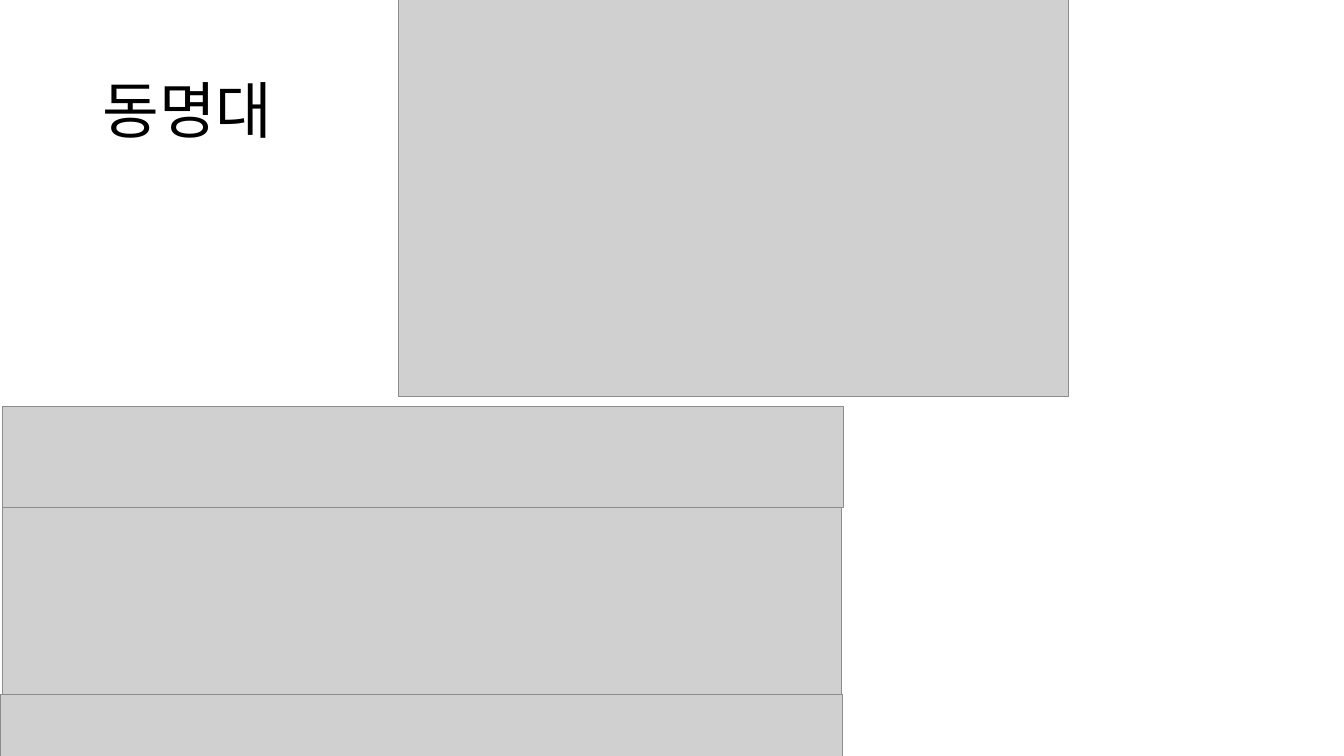
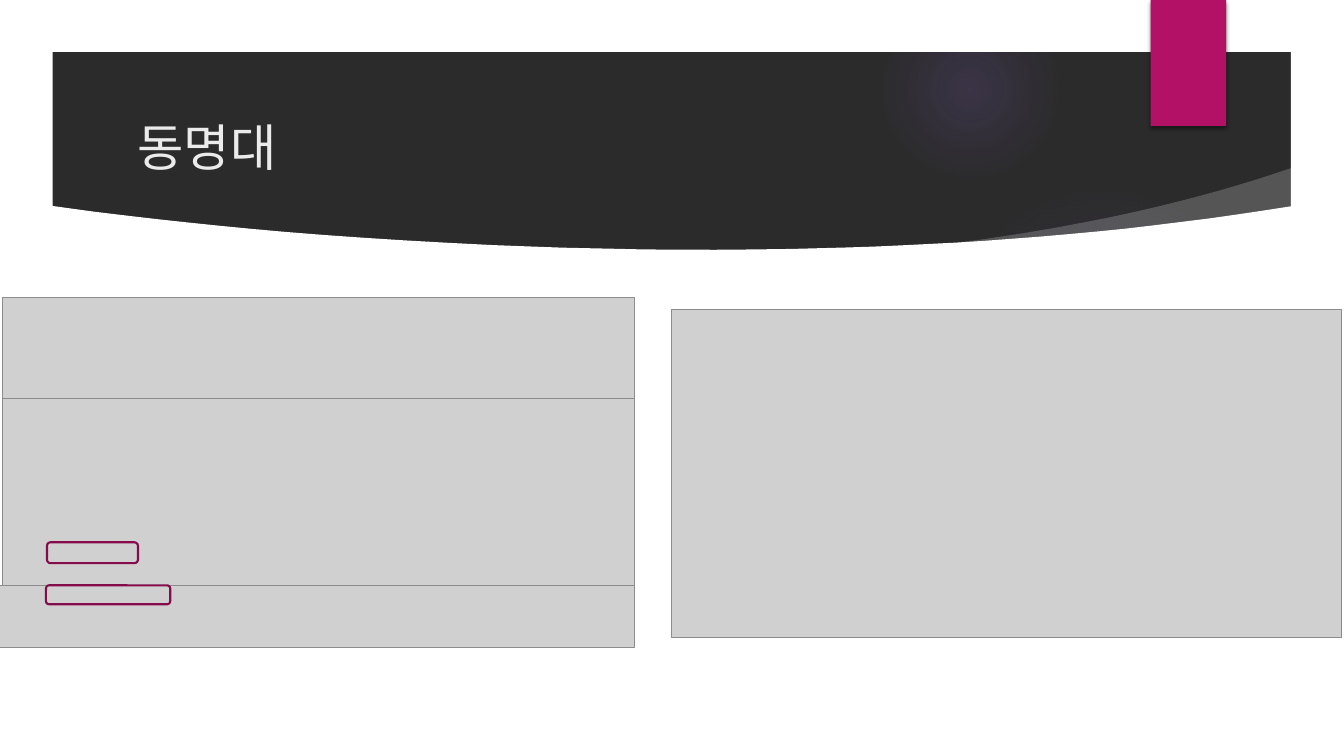
Before and after one commit to realette/back_up_files, a slide deck: slide 6 of 진로와직업 수행평가 진로 포트폴리오-2학년6반19번 주영욱.pptx. Drawn at 1344x756 pixels with LibreOffice and Linux fonts; fonts in the diff are those of the drawing; grey boxes stand for pictures; background and template pictures are left out; a plain dark background stands for a picture behind light text. Boxes give left, top, right and bottom in pixels: in the first picture for what was removed or moved away, otherwise in the second. Text is boxed around its words. In the diff, an @@ line names an element or a change of style, - is before the commit and + after.

```diff
--- a/진로와직업 수행평가 진로 포트폴리오-2학년6반19번 주영욱.pptx
+++ b/진로와직업 수행평가 진로 포트폴리오-2학년6반19번 주영욱.pptx
@@ background #FFFFFF to picture (left out) @@
@@ group added at <box>0,0,1344,756</box>: 4 ellipses, 3 freeform shapes @@
@@ rectangle added at <box>1150,0,1226,126</box>, fill #B31166 @@
@@ title "동명대": place and size @@
-title "동명대" at <box>102,82,272,138</box>
+title "동명대" at <box>137,124,276,170</box>
@@ title "동명대" at <box>137,124,276,170</box>: size 44 to 36 pt, font Noto Sans CJK KR to League Spartan, text colour #000000 to #EBEBEB; line spacing 0.9 to 1 @@
@@ picture: place and size @@
-picture at <box>2,407,843,508</box>
+picture at <box>2,297,634,398</box>
@@ picture: place and size @@
-picture at <box>398,0,1069,396</box>
+picture at <box>671,310,1342,637</box>
@@ picture: place and size @@
-picture at <box>2,508,841,695</box>
+picture at <box>2,398,634,585</box>
@@ rounded rectangle added at <box>47,542,138,564</box>, outline #840D4B 1.5 pt @@
@@ picture: place and size @@
-picture at <box>0,695,843,756</box>
+picture at <box>0,586,634,647</box>
@@ rounded rectangle added at <box>46,586,170,605</box>, outline #840D4B 1.5 pt @@
```
Also in this commit, not shown: 12 other slides changed.
